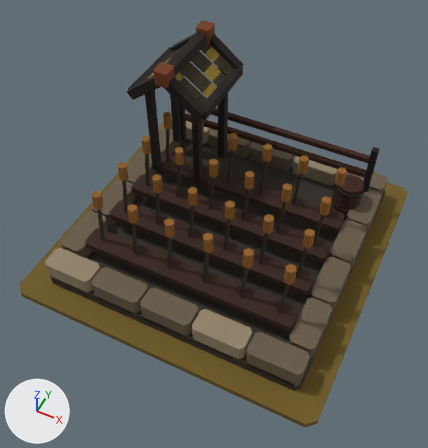
An edit to the glTF model art/farm_t4/farm_t4.glb, drawn before and after from the same camera.
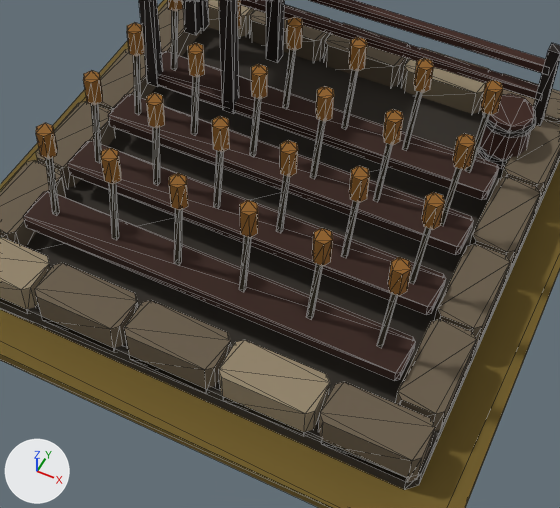
Each version appears first whole from a camera (50 mm lens) standing at (1.29, -2.81, 3.65) and looking at (0.02, -0.26, 0.46), and next in a close-up on the part from 17% to 88% of the width and 28% to 89% of the height. Arrows for +X, +Y and +Z are at lower left; the lights stay in place. The older version's two pictures come first. The close-ups show mesh edges as thin lines.

Objects in the first close-up: 'MMR | farm | T04 Architecture.001', 'MMR | farm | T04 Shelter Supports.001', 'MMR | farm | Tier 04 Ground.001'.
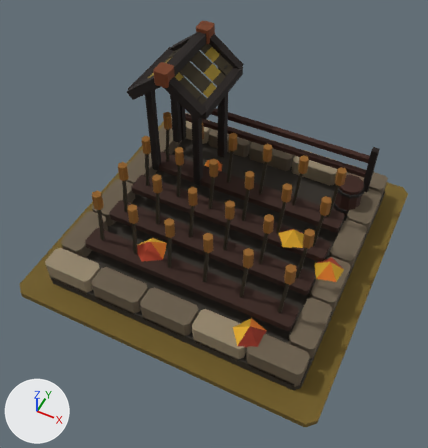
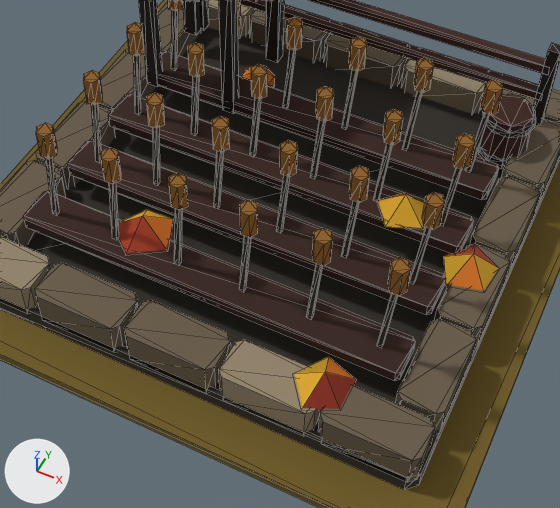
Boxes [x1, y1, x2, y2] around the edits, measured in the close-ups (560 x 508 px):
'MMR | farm | T04 Autumn Dressing.001', added
    after: [119, 67, 498, 410]

Patch to the scene script:
```diff
--- a/art/farm_t4/farm_t4.glb.py
+++ b/art/farm_t4/farm_t4.glb.py
@@ me_mmr___farm___t04_autumn_dressing_001 @@
+me_mmr___farm___t04_autumn_dressing_001.from_pydata(...)  # 37 vertices, 38 faces; spans x -0.47..0.97, y -0.99..0.6, z 0.12..0.36
+me_mmr___farm___t04_autumn_dressing_001.materials.append(mat_mmr___shared_palette_atlas)  # picture img_mmr_shared_color_palette_64
@@ ob_mmr___farm___t04_autumn_dressing_001 @@
+ob_mmr___farm___t04_autumn_dressing_001 = bpy.data.objects.new('MMR | farm | T04 Autumn Dressing.001', me_mmr___farm___t04_autumn_dressing_001)
+ob_mmr___farm___t04_autumn_dressing_001.location = (0.0, 0.0, 0.05)
```
